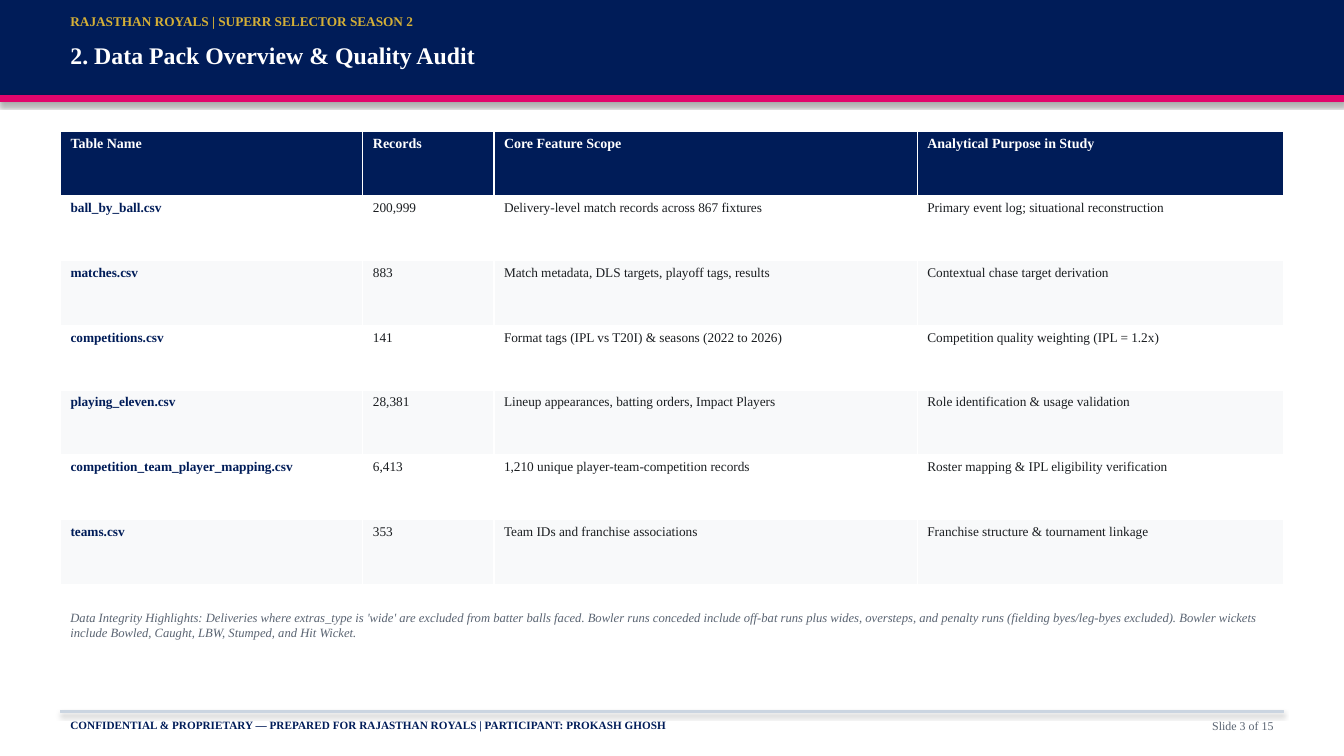
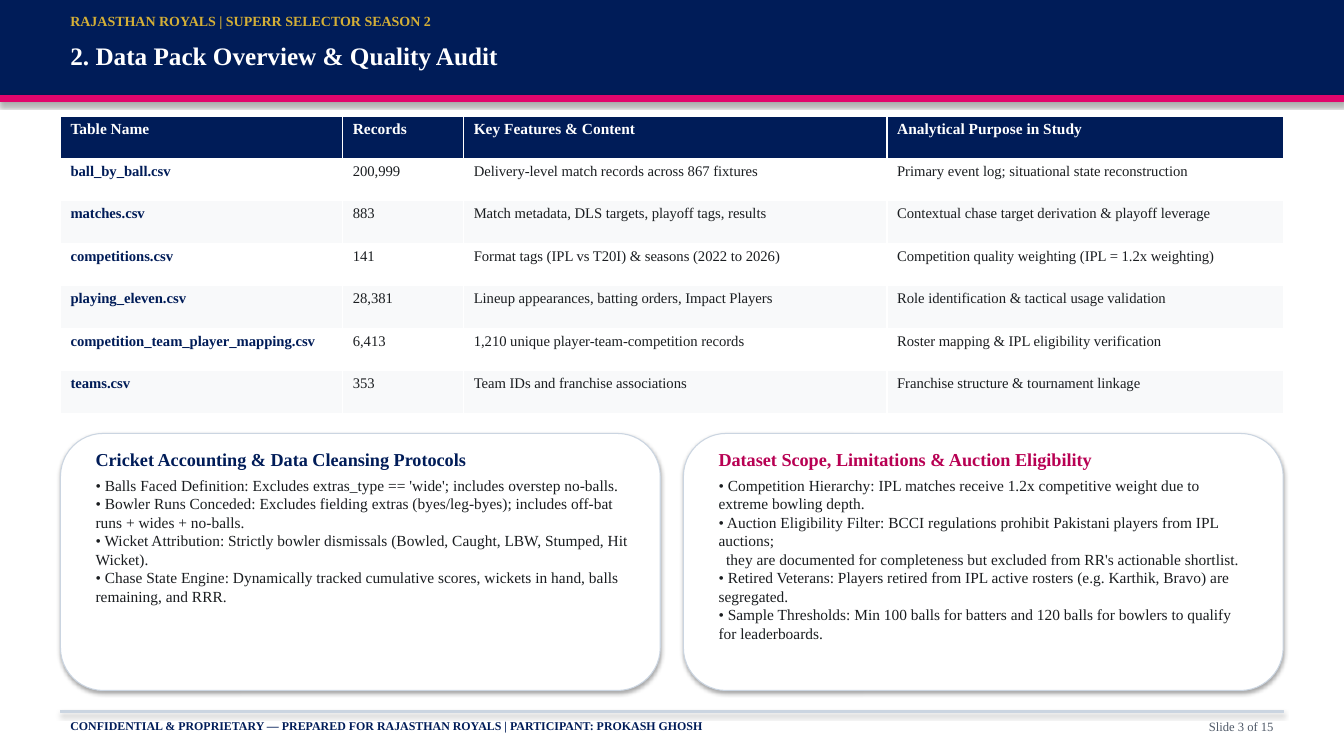
Before and after one commit to prokashghosh996-png/RR-supeRR-selector-2027, a slide deck: slide 3 of SupeRR_Selector_Season_2_RR_IPL_2027_Auction_Strategy.pptx. Drawn at 1344x756 pixels with LibreOffice and Linux fonts; fonts in the diff are those of the drawing. Boxes give left, top, right and bottom in pixels: in the first picture for what was removed or moved away, otherwise in the second. Text is boxed around its words. In the diff, an @@ line names an element or a change of style, - is before the commit and + after.

Commit message:
feat: generate expanded presentation and PDF generation scripts for IPL 2027 auction strategy

```diff
--- a/SupeRR_Selector_Season_2_RR_IPL_2027_Auction_Strategy.pptx
+++ b/SupeRR_Selector_Season_2_RR_IPL_2027_Auction_Strategy.pptx
@@ text "RAJASTHAN ROYALS | SUPERR SELECTOR ..." at [70, 16, 431, 26]: size 9.5 to 10 pt @@
@@ text "2. Data Pack Overview & ..." at [70, 47, 498, 71]: size 17 to 18 pt @@
@@ table at [60, 116, 1284, 413] @@
-row 1, column 3: Core Feature Scope
+row 1, column 3: Key Features & Content
-row 2, column 4: Primary event log; situational reconstruction
+row 2, column 4: Primary event log; situational state reconstruction
-row 3, column 4: Contextual chase target derivation
+row 3, column 4: Contextual chase target derivation & playoff leverage
-row 4, column 4: Competition quality weighting (IPL = 1.2x)
+row 4, column 4: Competition quality weighting (IPL = 1.2x weighting)
-row 5, column 4: Role identification & usage validation
+row 5, column 4: Role identification & tactical usage validation
@@ size 10 to 11 pt in "Table Name", "Records", "Analytical Purpose in Study" @@
@@ size 9.5 to 10.5 pt in "ball_by_ball.csv", "200,999", "Delivery-level match records across 867 fixtures", "matches.csv" and 16 more places @@
@@ table: place and size @@
-table at [60, 131, 1284, 585]
+table at [60, 116, 1284, 413]
@@ rounded rectangle added at [60, 434, 660, 691], fill #FFFFFF, outline #CBD5E1 0.75 pt @@
@@ rounded rectangle added at [684, 434, 1284, 691], fill #FFFFFF, outline #CBD5E1 0.75 pt @@
@@ text added at [96, 453, 628, 606], 11 pt, text #1A1D20 @@
+Cricket Accounting & Data Cleansing Protocols
+• Balls Faced Definition: Excludes extras_type == 'wide'; includes overstep no-balls.
+• Bowler Runs Conceded: Excludes fielding extras (byes/leg-byes); includes off-bat runs + wides + no-balls.
+• Wicket Attribution: Strictly bowler dismissals (Bowled, Caught, LBW, Stumped, Hit Wicket).
+• Chase State Engine: Dynamically tracked cumulative scores, wickets in hand, balls remaining, and RRR.
@@ text added at [719, 453, 1239, 639], 11 pt, text #1A1D20 @@
+Dataset Scope, Limitations & Auction Eligibility
+• Competition Hierarchy: IPL matches receive 1.2x competitive weight due to extreme bowling depth.
+• Auction Eligibility Filter: BCCI regulations prohibit Pakistani players from IPL auctions;
+they are documented for completeness but excluded from RR's actionable shortlist.
+• Retired Veterans: Players retired from IPL active rosters (e.g. Karthik, Bravo) are segregated.
+• Sample Thresholds: Min 100 balls for batters and 120 balls for bowlers to qualify for leaderboards.
@@ text removed at [70, 613, 1256, 640] @@
-Data Integrity Highlights: Deliveries where extras_type is 'wide' are excluded from batter balls faced. Bowler runs conceded include off-bat runs plus wides, oversteps, and penalty runs (fielding byes/leg-byes excluded). Bowler wickets include Bowled, Caught, LBW, Stumped, and Hit Wicket.
@@ text "CONFIDENTIAL & PROPRIETARY — PREPARED ..." at [70, 722, 703, 730]: size 8 to 8.5 pt @@
@@ text "Slide 3 of 15" at [1209, 722, 1274, 731]: size 8.5 to 9 pt, text colour #5A6472 to #505A69 @@
```
Also in this commit, not shown: 14 other slides changed, 5 other files.
